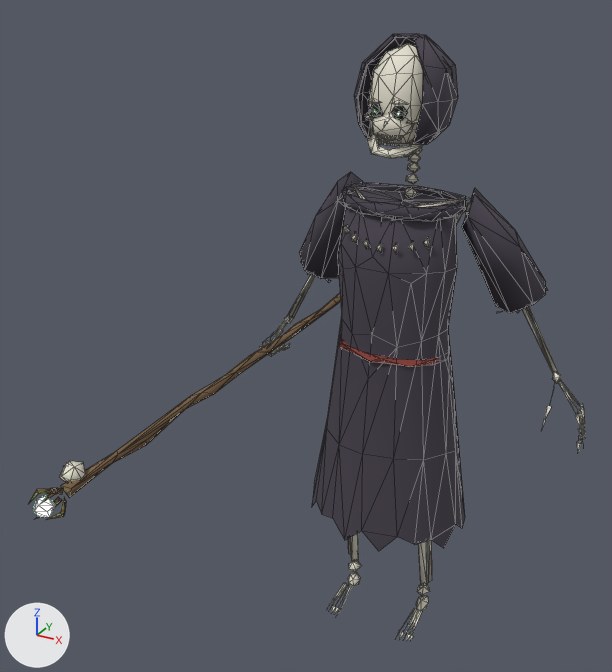
A saved change to the glTF model aethermoor-site/assets/models/units/undead_robe.glb.
One viewpoint serves both versions: a 50 mm lens placed at (0.925, -2.101, 2.116), pointed at (-0.203, -0.051, 1.091). The axes (+X, +Y, +Z) are drawn at lower left. The lights are the same throughout. The picture after the commit comes second. Mesh edges are drawn as thin lines. Where no turn or scale is listed for an object, it has been applied to the vertices. Vertices at exactly the same position are counted once.

The older version as bpy lines, for what is in view:
```python
me_ow_enemy_skeletonhorde_necromancer_mesh_data_002 = bpy.data.meshes.new('OW_Enemy_SkeletonHorde_Necromancer_MESH_Data.002')
me_ow_enemy_skeletonhorde_necromancer_mesh_data_002.from_pydata(...)  # 1833 vertices, 2463 faces; spans x -0.59..0.59, y -1.0..0.75, z 0.01..1.95
# faces by material slot: [1659, 35, 34, 26, 64, 472, 69, 104]
me_ow_enemy_skeletonhorde_necromancer_mesh_data_002.materials.append(mat_ow_enemy_skeletonhorde_mat_bone)  # pale yellow #e7e2d1
me_ow_enemy_skeletonhorde_necromancer_mesh_data_002.materials.append(mat_ow_enemy_skeletonhorde_mat_bonedark)  # grey #bcb3a2
me_ow_enemy_skeletonhorde_necromancer_mesh_data_002.materials.append(mat_ow_enemy_skeletonhorde_mat_socket)  # black #272424
me_ow_enemy_skeletonhorde_necromancer_mesh_data_002.materials.append(mat_ow_enemy_skeletonhorde_mat_glowgreen)  # green #95ffaa, glowing green #95ffaa
me_ow_enemy_skeletonhorde_necromancer_mesh_data_002.materials.append(mat_ow_enemy_skeletonhorde_mat_ragsred)  # red #893f38
me_ow_enemy_skeletonhorde_necromancer_mesh_data_002.materials.append(mat_ow_enemy_skeletonhorde_mat_robe)  # dark grey #453f4b
me_ow_enemy_skeletonhorde_necromancer_mesh_data_002.materials.append(mat_ow_enemy_skeletonhorde_mat_leatherdark)  # brown #3c3027
me_ow_enemy_skeletonhorde_necromancer_mesh_data_002.materials.append(mat_ow_enemy_skeletonhorde_mat_wood)  # brown #7c6145
ob_undead_robe__ow_enemy_skeletonhorde_necromancer_mesh_d = bpy.data.objects.new('undead_robe__OW_Enemy_SkeletonHorde_Necromancer_MESH_d', me_ow_enemy_skeletonhorde_necromancer_mesh_data_002)
ob_undead_robe__ow_enemy_skeletonhorde_necromancer_mesh_d.location = (-0.001, 0.126, -0.008)
```
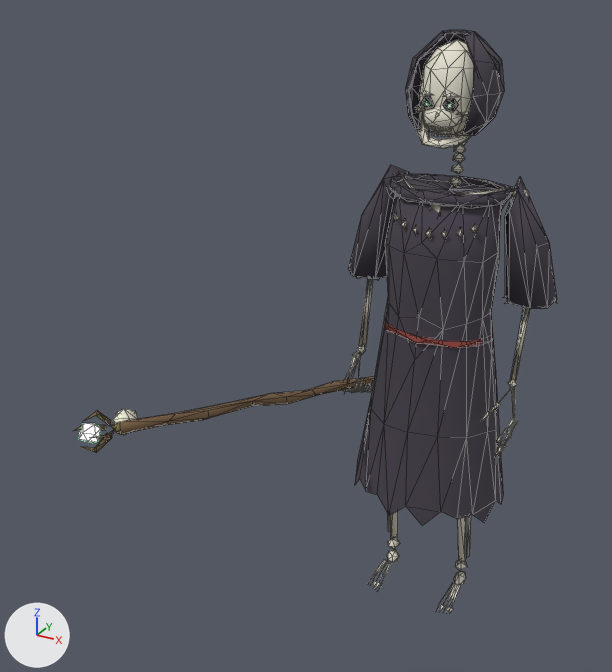
The change in detail:
me_ow_enemy_skeletonhorde_necromancer_mesh_data_002 is used by ob_undead_robe__ow_enemy_skeletonhorde_necromancer_mesh_d; location (-0.001, 0.126, -0.008).
me_ow_enemy_skeletonhorde_necromancer_mesh_data_002 had 1833 vertices, 2463 faces and spanned x -0.59..0.59, y -1.0..0.75, z 0.01..1.95.
me_ow_enemy_skeletonhorde_necromancer_mesh_data_002 now has 1833 vertices, 2460 faces and spans x -0.5..0.36, y -1.15..0.51, z 0.01..1.95.
me_ow_enemy_skeletonhorde_necromancer_mesh_data_002 part 1: the loose piece of 7 vertices spanning x -0.55..-0.47, y 0.11..0.17, z 0.83..0.97 is multiplied about its middle by the matrix ((0.856, 0.168, -0.489), (-0.008, 0.95, 0.312), (0.517, -0.263, 0.815)), then moved by (0.24, -0.19, -0.06).
me_ow_enemy_skeletonhorde_necromancer_mesh_data_002 part 2: the loose piece of 3 vertices spanning x 0.47..0.48, y 0.09..0.11, z 0.86..0.9 is moved by (-0.2, -0.21, -0.17).
me_ow_enemy_skeletonhorde_necromancer_mesh_data_002 part 3: the loose piece of 16 vertices spanning x -0.41..-0.17, y 0.03..0.27, z 1.16..1.54 is rebuilt with 15 vertices and now spans x -0.35..-0.17, y 0.01..0.16, z 1.16..1.54.
me_ow_enemy_skeletonhorde_necromancer_mesh_data_002 part 4: 58 loose pieces with 303 vertices, spanning x -0.59..0.59, y -1.0..0.75, z 0.76..1.26, are deleted.
me_ow_enemy_skeletonhorde_necromancer_mesh_data_002 part 5: 30 vertices moved from x -0.33..0.24, y -0.08..0.18, z 1.07..1.69 to x -0.28..0.24, y -0.07..0.13, z 1.07..1.69; 113 vertices removed from x -0.33..0.42, y -0.1..0.27, z 0.53..1.7; 416 vertices added at x -0.5..0.36, y -1.15..0.51, z 0.52..1.7.
Other edits to the shape of me_ow_enemy_skeletonhorde_necromancer_mesh_data_002 do not show in these pictures.
Object 'undead_robe__OW_Enemy_SkeletonHorde_Necromancer_MESH_d' (ob_undead_robe__ow_enemy_skeletonhorde_necromancer_mesh_d) moves from (-0.001, 0.126, -0.008) to (0.071, 0.319, -0.008).

Where the change shows, as pixel boxes [x1, y1, x2, y2] in the pictures (612 x 672 px; the box of a moved part takes in the faces that stretch with it):
'undead_robe__OW_Enemy_SkeletonHorde_Necromancer_MESH_d', reshaped, moved (13% narrower)
    before: [29, 34, 585, 641]
    after: [74, 30, 557, 613]
part 1 of me_ow_enemy_skeletonhorde_necromancer_mesh_data_002, moved or reshaped
    before: [268, 322, 287, 347]
    after: [344, 351, 359, 393]
part 2 of me_ow_enemy_skeletonhorde_necromancer_mesh_data_002, moved or reshaped
    before: [545, 405, 552, 418]
    after: [495, 446, 503, 456]
part 3 of me_ow_enemy_skeletonhorde_necromancer_mesh_data_002, rebuilt (7% taller)
    before: [299, 172, 363, 278]
    after: [348, 165, 409, 279]
part 4 of me_ow_enemy_skeletonhorde_necromancer_mesh_data_002, deleted
    before: [29, 261, 584, 520]
part 5 of me_ow_enemy_skeletonhorde_necromancer_mesh_data_002, reshaped
    before: [338, 136, 546, 347]
    after: [74, 127, 557, 453]
